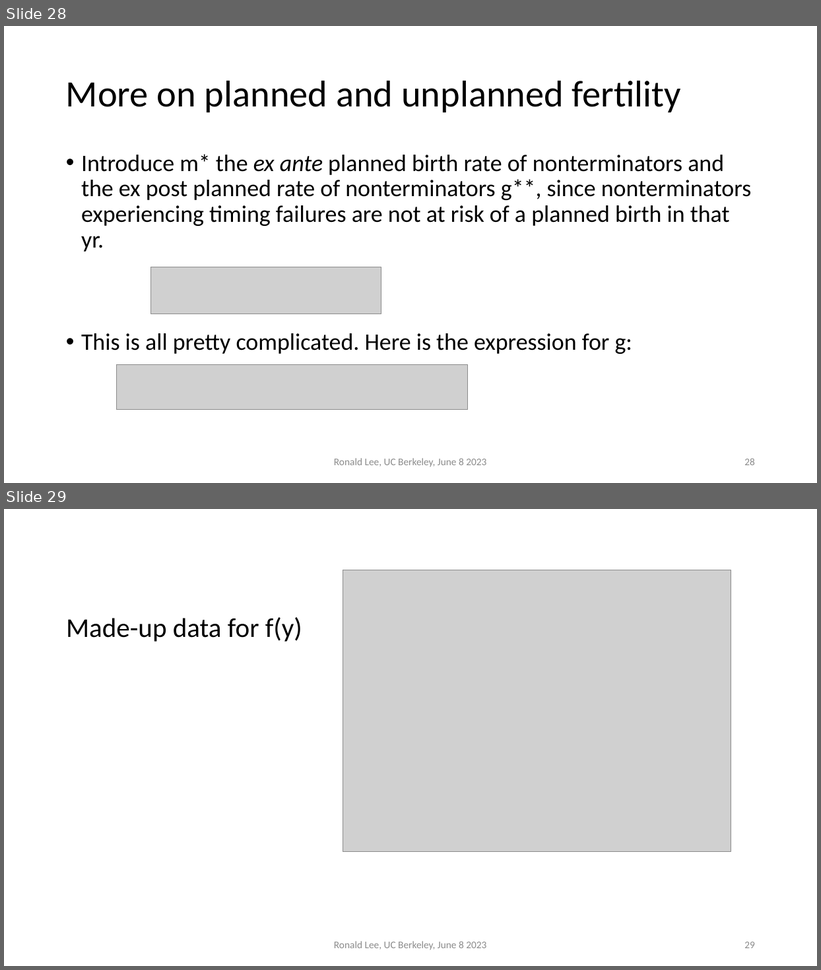
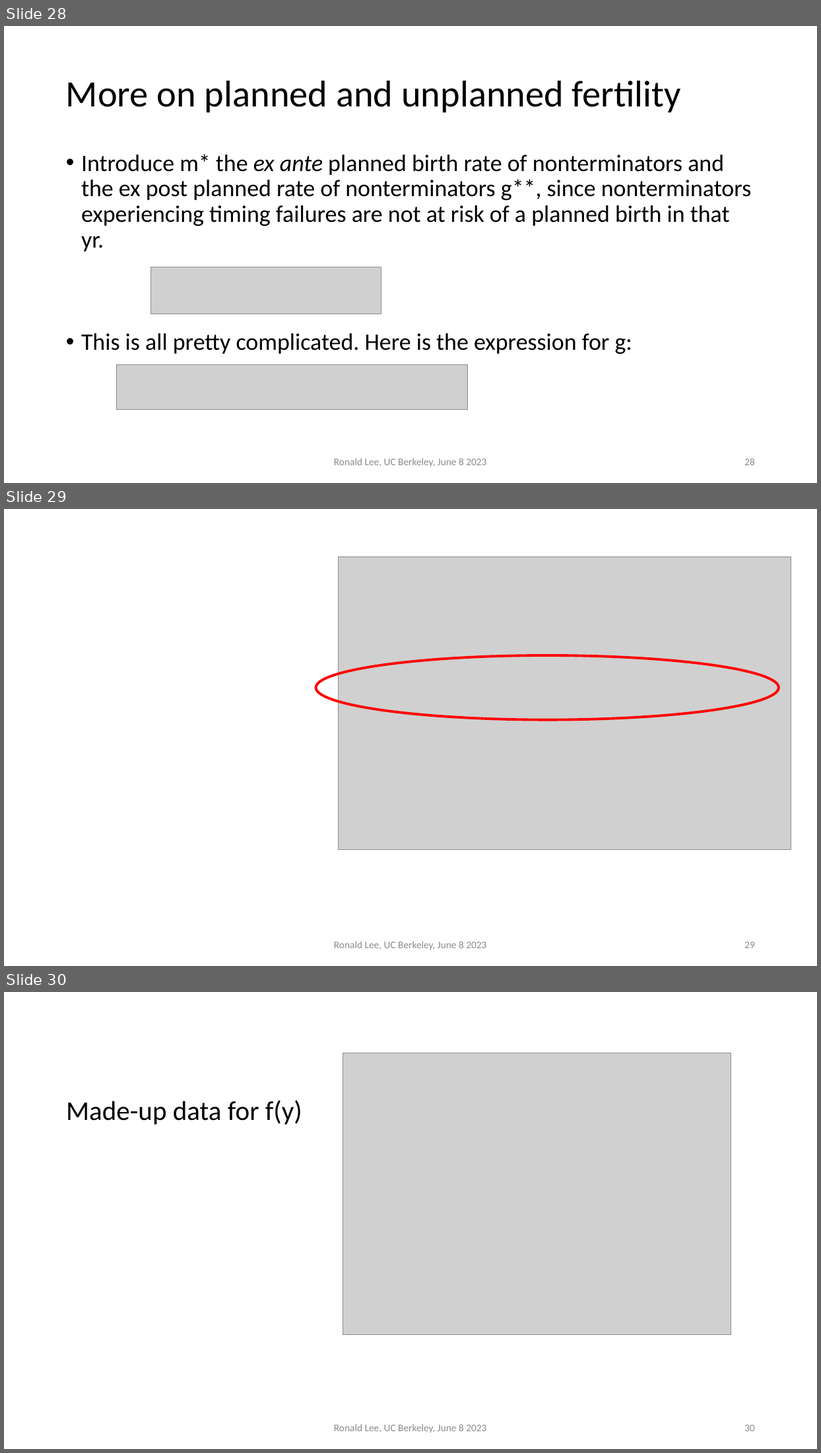
Before and after one commit to berkeley-demography/bwfd23, a slide deck: slides/IntentionalFert_v3.pptx. Shown one above the other, each under a label of ours: slides 28 and 29 before the commit, slides 28, 29 and 30 after it. The pictures are 821x970 and 821x1453 pixels, drawn with LibreOffice and Linux fonts; fonts in the diff are those of the drawing; grey boxes stand for pictures. Boxes give left, top, right and bottom in pixels: in the first picture for what was removed or moved away, otherwise in the second. Text is boxed around its words. In the diff, an @@ line names an element or a change of style, - is before the commit and + after.

Commit message:
rl updated slides

```diff
--- a/slides/IntentionalFert_v3.pptx
+++ b/slides/IntentionalFert_v3.pptx
@@ slide 29 added at (4,509,817,966), background #FFFFFF @@
@@ picture added at (338,557,791,850) @@
@@ ellipse added at (316,656,779,720), outline #FF0000 3 pt @@
@@ text added at (334,941,486,951), 12 pt, text #8C8C8C @@
+Ronald Lee, UC Berkeley, June 8 2023
@@ page number added at (745,942,755,949), 12 pt, text #8C8C8C @@
+29
@@ what was slide 29 is now slide 30 @@
@@ page number at (745,1425,755,1432): text changed @@
-29
+30
```
